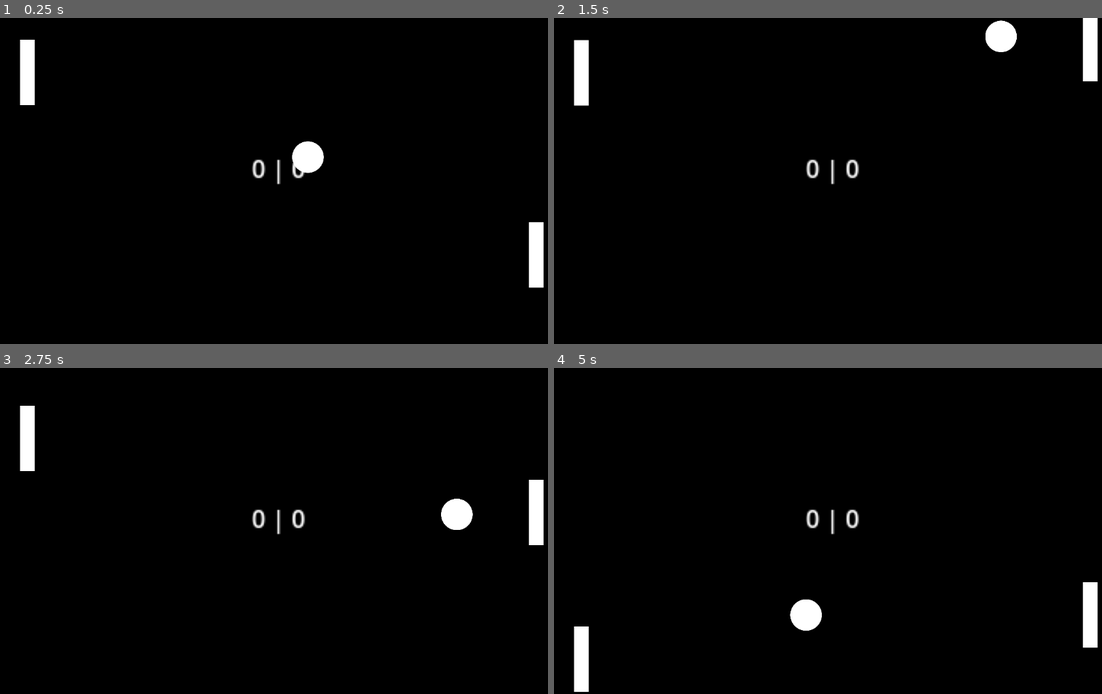
Above: before the commit, frames 1-4 (two rows, left to right).
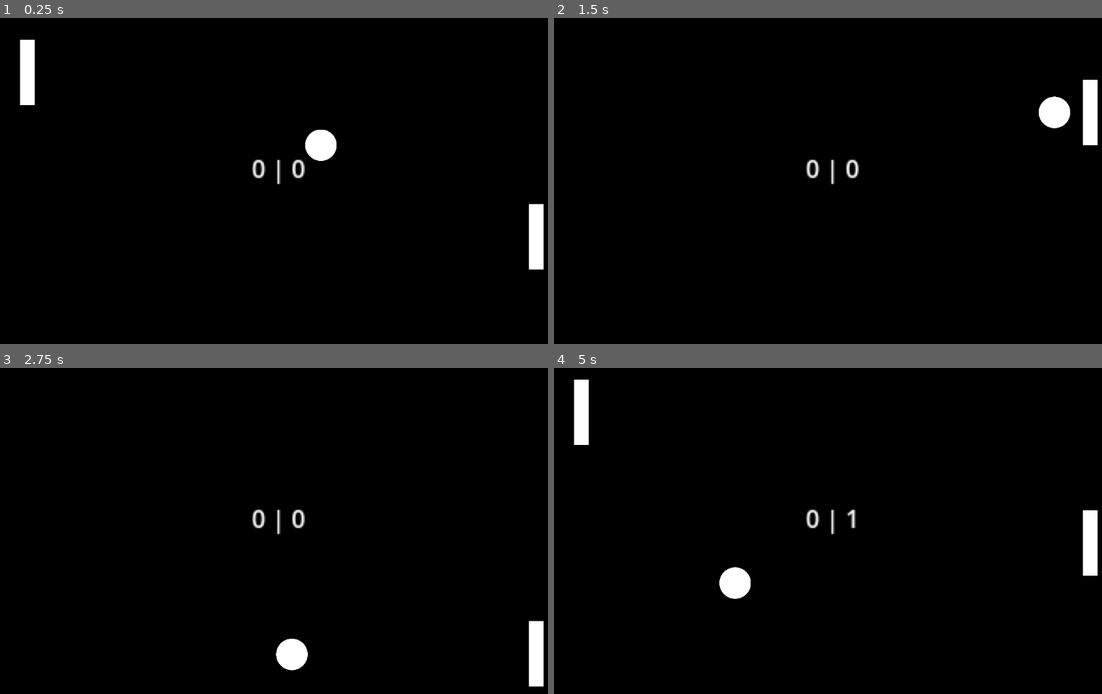
Above: after the commit, the same moments.

Repository: esotericenderman/godot-pong
Game: Godot game, scene res://scenes/pong.tscn
The game is run twice, just before and just after one commit, with the same random seed, the same clock (stepped at 60 frames per second) and the same inputs.
Inputs:
- Up to frame 1 (0.25 s): no input
- Up to frame 2 (1.5 s): hold Up (ui_up) 0.53-1.28 s; hold Down (ui_down) from 1.28 s (still down)
- Up to frame 3 (2.75 s): release Down (ui_down) at 2.03 s; hold Up (ui_up) from 2.03 s (still down)
- Up to frame 4 (5 s): release Up (ui_up) at 3.53 s; hold Down (ui_down) from 3.53 s (still down)

The runs differ from the first frame. In frame 1, 0.9% of the frame differs, in the area x 53-100%, y 34-83%; in frame 2, 2.6%; in frame 3, 2.6%; in frame 4, 3.3%, in the area x 3-100%, y 3-100%.

Commit message:
Use static rigid body

Diff:
--- a/scenes/pong.tscn
+++ b/scenes/pong.tscn
@@ -50,13 +50,9 @@
 texture = ExtResource("1_rohbh")
 centered = false
 
-[node name="LeftPaddle" type="RigidBody2D" parent="."]
+[node name="LeftPaddle" type="StaticBody2D" parent="."]
 position = Vector2(72, 108)
-mass = 10.0
 physics_material_override = SubResource("PhysicsMaterial_enhog")
-gravity_scale = 0.0
-lock_rotation = true
-linear_damp = 10.0
 script = ExtResource("4_x4vja")
 metadata/computer = false
 
@@ -68,13 +64,9 @@
 scale = Vector2(29, 130)
 texture = SubResource("CanvasTexture_pne15")
 
-[node name="RightPaddle" type="RigidBody2D" parent="."]
+[node name="RightPaddle" type="StaticBody2D" parent="."]
 position = Vector2(1080, 535)
-mass = 10.0
 physics_material_override = SubResource("PhysicsMaterial_enhog")
-gravity_scale = 0.0
-lock_rotation = true
-linear_damp = 10.0
 script = ExtResource("4_x4vja")
 metadata/computer = true
 
--- a/scripts/ball.gd
+++ b/scripts/ball.gd
@@ -45,7 +45,7 @@
 	linear_velocity = Vector2.ZERO
 	angular_velocity = 0
 
-	linear_velocity = direction * 300
+	linear_velocity = direction * 450
 
 	var score = get_parent().get_node("Score") as RichTextLabel
 
--- a/scripts/paddle.gd
+++ b/scripts/paddle.gd
@@ -1,4 +1,4 @@
-extends RigidBody2D
+extends StaticBody2D
 
 
 var collider: CollisionShape2D
@@ -17,7 +17,7 @@
 	collider_starting_x = collider.position.x
 	sprite_staring_x = sprite.position.x
 
-func _process(_delta: float) -> void:
+func _process(delta: float) -> void:
 	position.x = starting_x
 	collider.position.x = collider_starting_x
 	sprite.position.x = sprite_staring_x
@@ -25,7 +25,7 @@
 	var is_computer = get_meta("computer")
 
 	if (is_computer):
-		computer_move()
+		computer_move(delta)
 		return
 
 	var direction: Vector2
@@ -37,11 +37,9 @@
 	else:
 		return
 
-	var force = direction * 45000
+	self.position += direction * 400 * delta
 
-	apply_force(force)
-
-func computer_move():
+func computer_move(delta: float):
 	var ball = get_parent().get_node("Ball") as RigidBody2D
 
 	var target_y = ball.position.y
@@ -55,6 +53,4 @@
 	else:
 		return
 
-	var force = 45000 * direction
-
-	apply_force(force)
+	self.position += direction * 400 * delta
